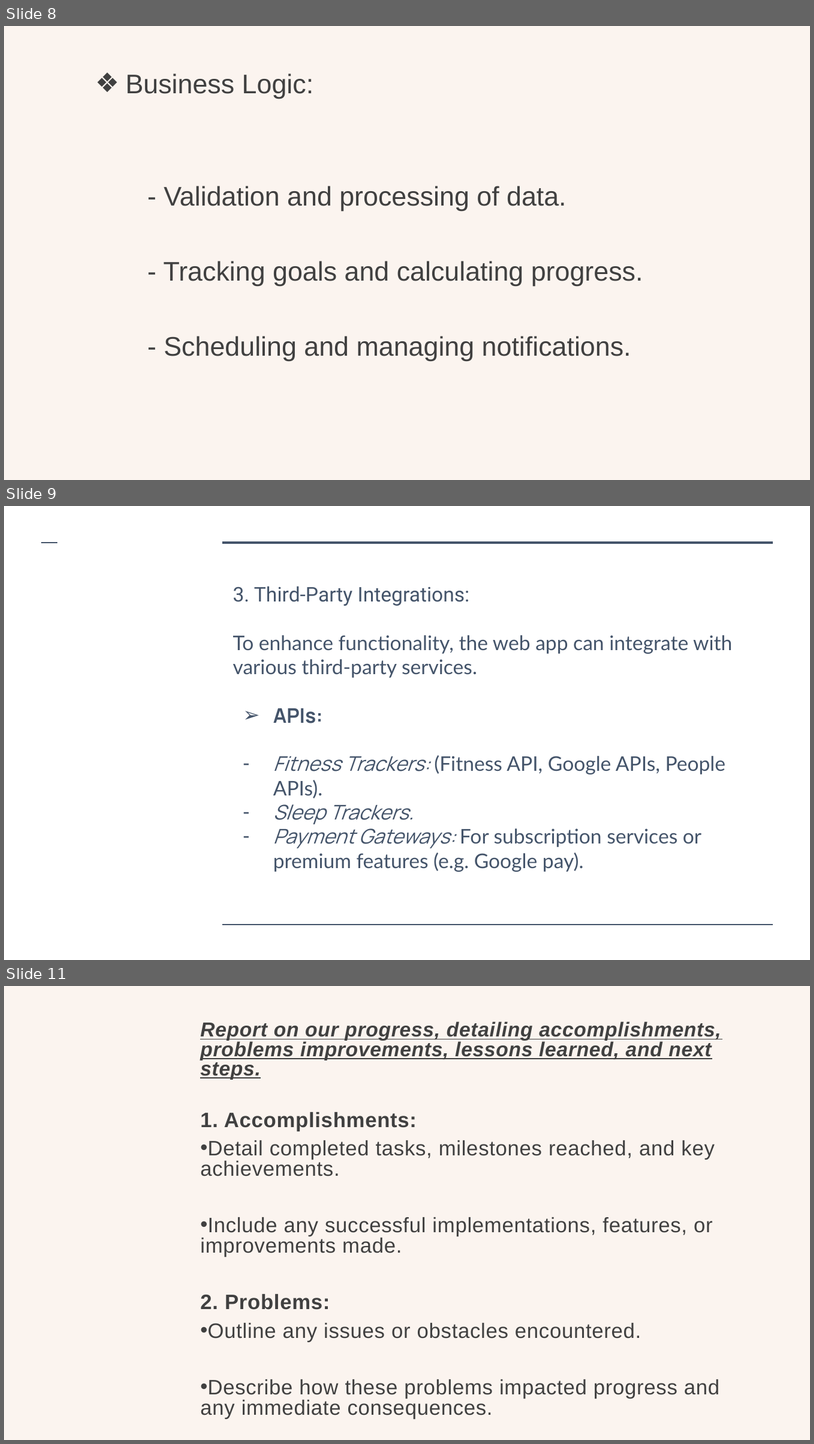
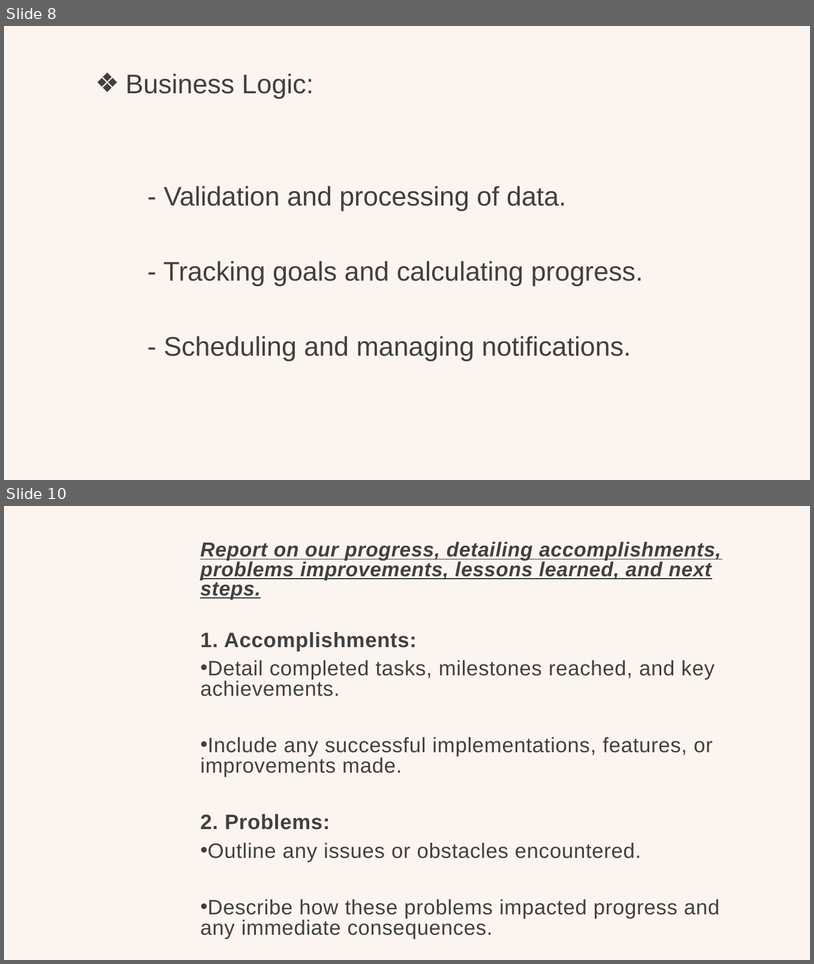
Before and after one commit to achrafkassimi/Portfolio_LocationTVM_Pitch, a slide deck: doc/Location TVM.pptx. Shown one above the other, each under a label of ours: slides 8, 9 and 11 before the commit, slides 8 and 10 after it; the slides between them are not shown. The pictures are 814x1444 and 814x964 pixels, drawn with LibreOffice and Linux fonts; fonts in the diff are those of the drawing; background and template pictures are left out. Boxes give left, top, right and bottom in pixels: in the first picture for what was removed or moved away, otherwise in the second. Text is boxed around its words. In the diff, an @@ line names an element or a change of style, - is before the commit and + after.

```diff
--- a/doc/Location TVM.pptx
+++ b/doc/Location TVM.pptx
@@ slide 9 removed at [4,506,810,960], background #FFFFFF @@
@@ line removed from (42, 543) to (58, 543) @@
@@ line removed from (222, 543) to (773, 543) @@
@@ text removed at [233,586,732,871] @@
-3. Third-Party Integrations:
-To enhance functionality, the web app can integrate with various third-party services.
-➢ APIs:
-– Fitness Trackers: (Fitness API, Google APIs, People APIs).
-– Sleep Trackers.
-– Payment Gateways: For subscription services or premium features (e.g. Google pay).
@@ line removed from (222, 924) to (773, 924) @@
@@ what was slide 11 is now slide 10 @@
```
Also in this commit, not shown: 2 slides changed.
